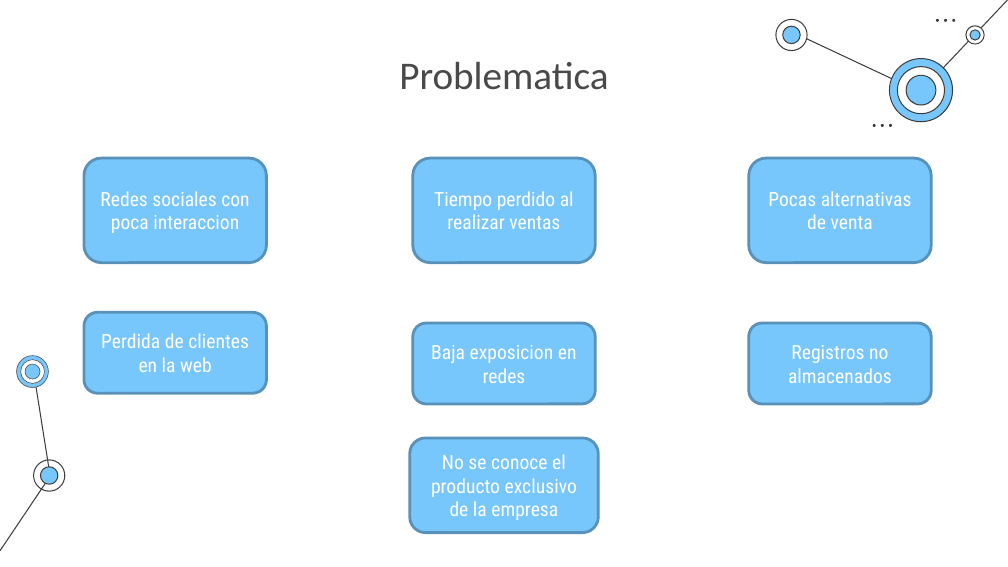
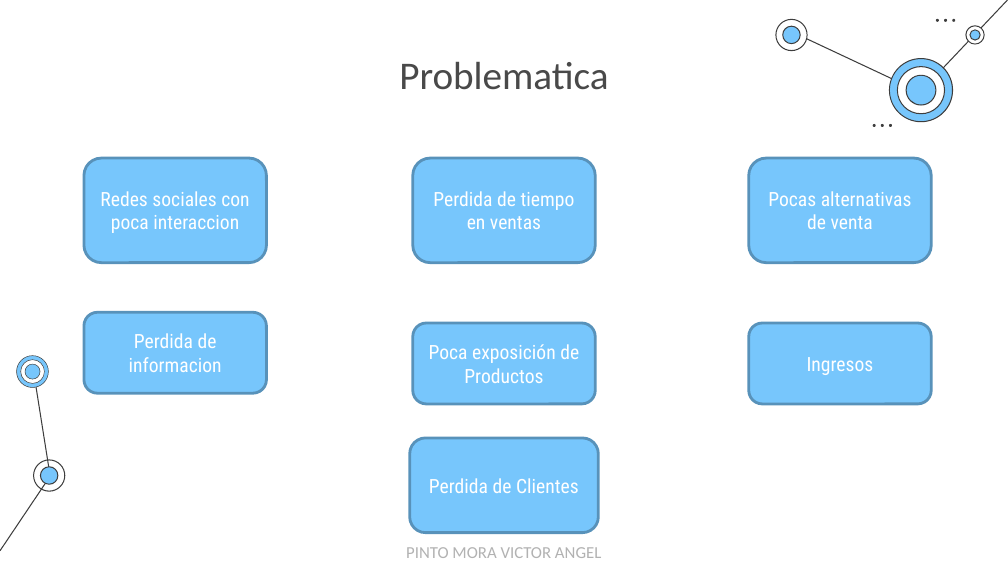
Before and after one commit to EgCooper/Mxt-Technology, a slide deck: slide 7 of Documentacion/Mxt-Technology Presentacion.pptx (slide 3 before the commit). Drawn at 1008x567 pixels with LibreOffice and Linux fonts; fonts in the diff are those of the drawing. Boxes give left, top, right and bottom in pixels: in the first picture for what was removed or moved away, otherwise in the second. Text is boxed around its words. In the diff, an @@ line names an element or a change of style, - is before the commit and + after.

```diff
--- a/Documentacion/Mxt-Technology Presentacion.pptx
+++ b/Documentacion/Mxt-Technology Presentacion.pptx
@@ text in rounded rectangle at (433,191,575,229): text changed @@
-Tiempo perdido al realizar ventas
+Perdida de tiempo en ventas
@@ text in rounded rectangle at (129,333,222,372): text changed @@
-Perdida de clientes en la web
+Perdida de informacion
@@ text in rounded rectangle at (429,344,579,383): text changed @@
-Baja exposicion en redes
+Poca exposición de Productos
@@ text in rounded rectangle at (807,357,874,375): text changed @@
-Registros no almacenados
+Ingresos
@@ text in rounded rectangle at (429,478,579,493): text changed @@
-No se conoce el producto exclusivo de la empresa
+Perdida de Clientes
@@ text added at (406,547,601,558), 12 pt, text #B2B2B2 @@
+PINTO MORA VICTOR ANGEL
```
Also in this commit, not shown: 35 other slides changed, 10 slides added, 2 slides removed, 1 other file.
